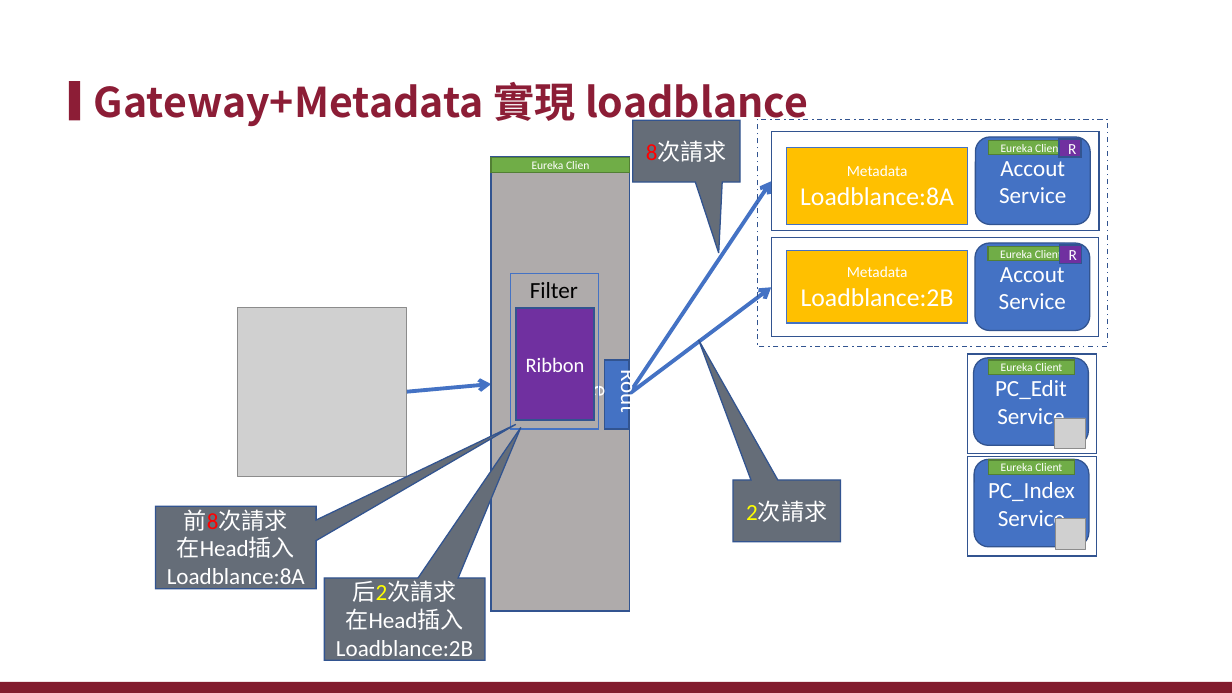
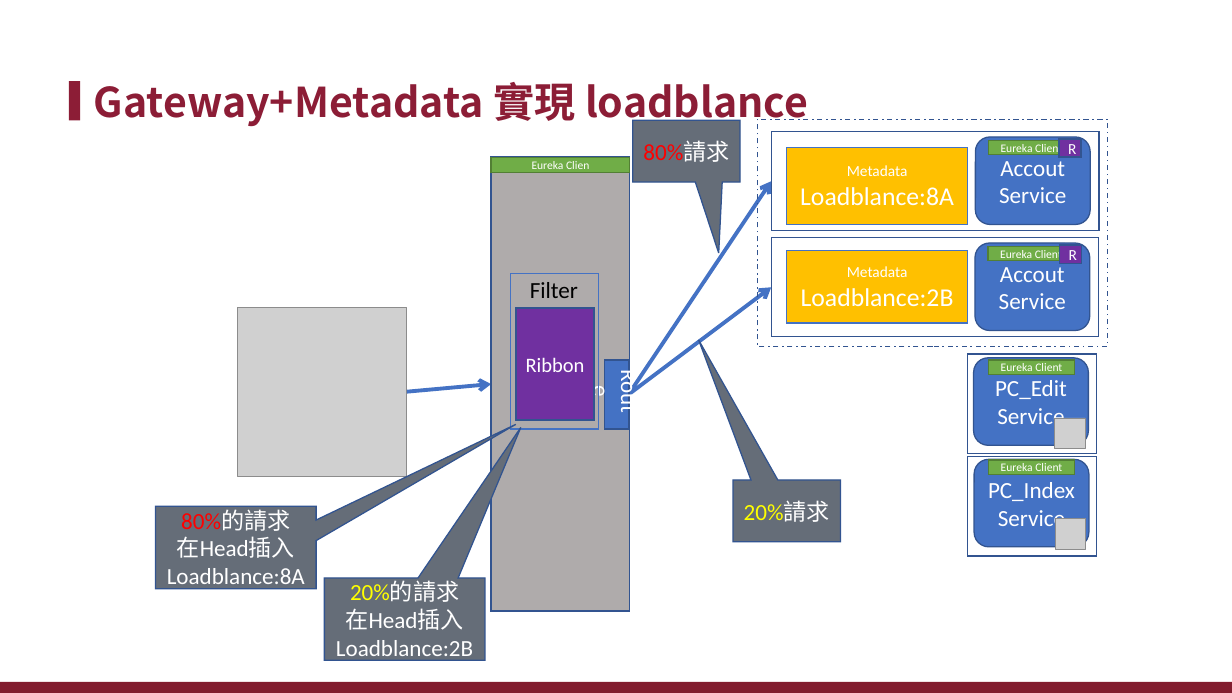
Before and after one commit to xiauchen/3__EurekaAndZuul, a slide deck: slide 56 of EurekaAndZuul.pptx (slide 14 before the commit). Drawn at 1232x693 pixels with LibreOffice and Linux fonts; fonts in the diff are those of the drawing; grey boxes stand for pictures; background and template pictures are left out. Boxes give left, top, right and bottom in pixels: in the first picture for what was removed or moved away, otherwise in the second. Text is boxed around its words. In the diff, an @@ line names an element or a change of style, - is before the commit and + after.

```diff
--- a/EurekaAndZuul.pptx
+++ b/EurekaAndZuul.pptx
@@ text in speech box at bbox=[643, 140, 729, 162]: text changed; text colour #FFFFFF to #FF0000 @@
-8次請求
+80%請求
@@ text in speech box at bbox=[181, 509, 290, 531]: text changed; text colour #FFFFFF to #FF0000 @@
-前8次請求
+80%的請求
@@ text in speech box at bbox=[744, 500, 830, 522]: text changed; text colour #FFFFFF to #FFFF00 @@
-2次請求
+20%請求
@@ text in speech box at bbox=[350, 581, 459, 602]: text changed; text colour #FFFFFF to #FFFF00 @@
-后2次請求
+20%的請求
```
Also in this commit, not shown: 11 other slides changed, 50 slides added, 6 slides removed, 12 other files.
